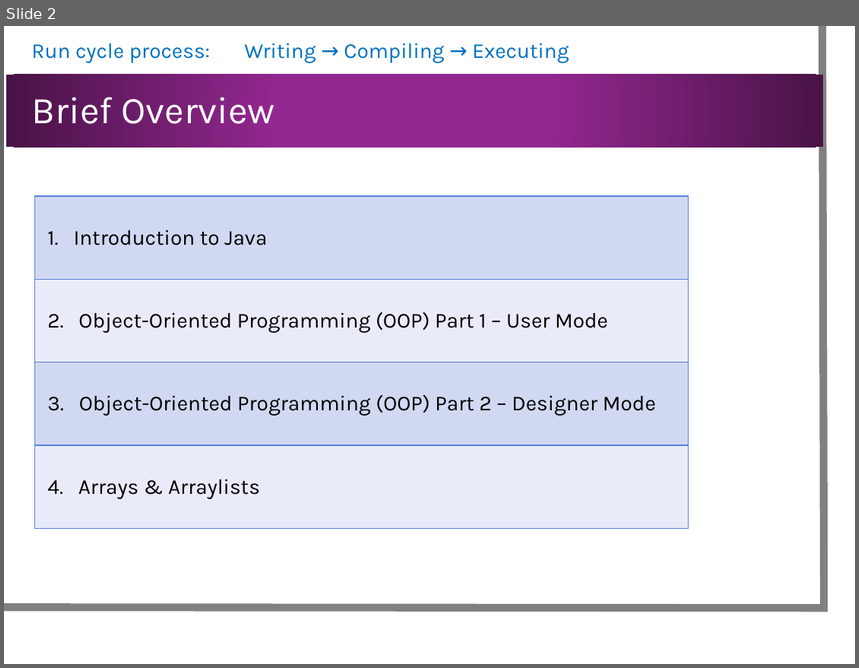
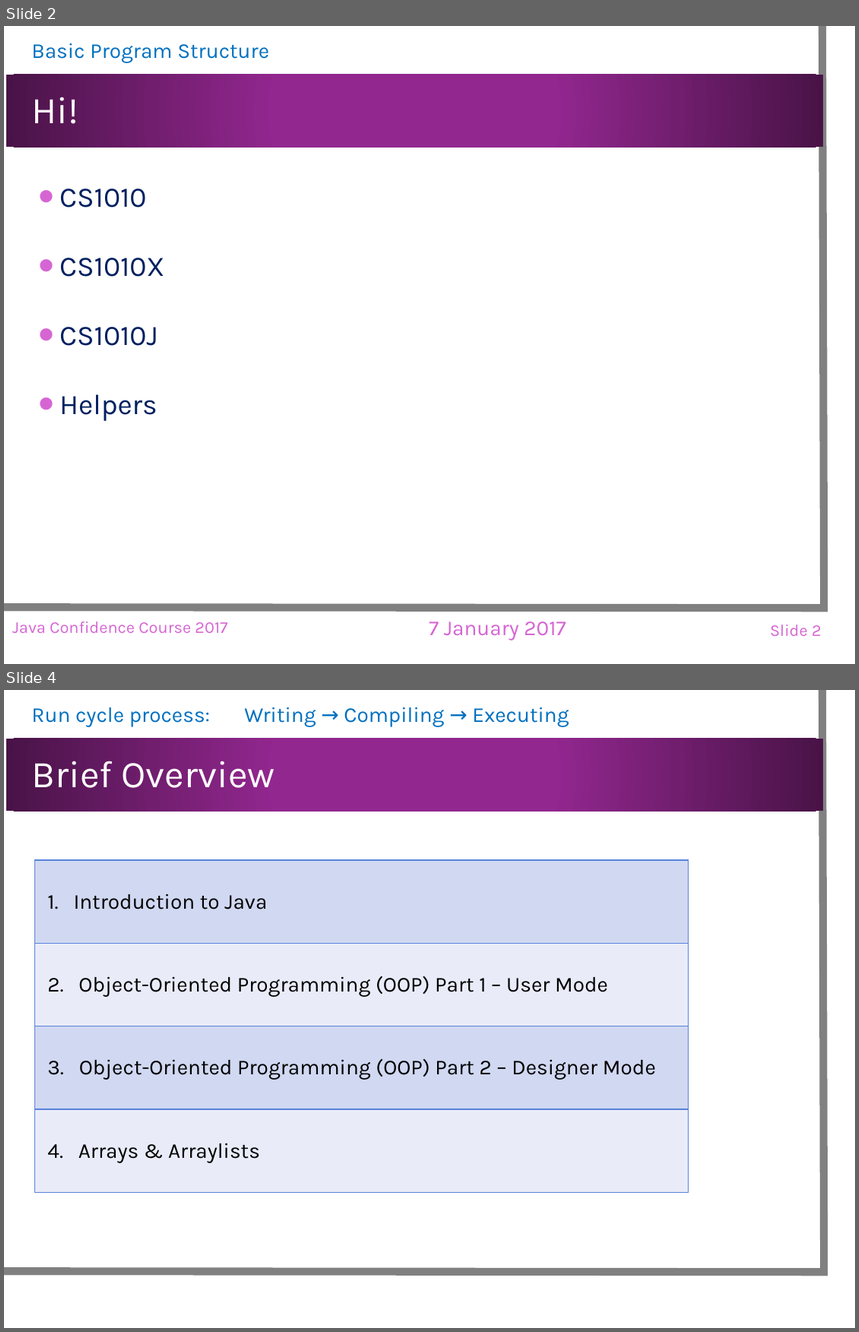
Before and after one commit to landuomu/JCC2017, a slide deck: Slides/JCC2017.pptx. Shown one above the other, each under a label of ours: slide 2 before the commit, slides 2 and 4 after it; the slides between them are not shown. The pictures are 859x668 and 859x1332 pixels, drawn with LibreOffice and Linux fonts; fonts in the diff are those of the drawing; background and template pictures are left out. Boxes give left, top, right and bottom in pixels: in the first picture for what was removed or moved away, otherwise in the second. Text is boxed around its words. In the diff, an @@ line names an element or a change of style, - is before the commit and + after.

```diff
--- a/Slides/JCC2017.pptx
+++ b/Slides/JCC2017.pptx
@@ slide 2 added at <box>4,26,855,664</box>, background picture (left out); not listed: 3 template elements that a slide beside it also shows @@
@@ text added at <box>31,43,269,63</box>, 18 pt, text #0070C0 @@
+Basic Program Structure
@@ title added at <box>31,97,78,124</box>, 32 pt, text #FFFFFF @@
+Hi!
@@ text added at <box>59,189,164,421</box>, 24 pt, text #002060 @@
+• CS1010
+• CS1010X
+• CS1010J
+• Helpers
@@ text added at <box>12,622,227,633</box>, 14 pt, text #D665D3 @@
+Java Confidence Course 2017
@@ text added at <box>429,622,566,640</box>, 18 pt, text #D665D3 @@
+7 January 2017
@@ page number added at <box>770,625,822,636</box>, 14 pt, text #D665D3 @@
+Slide 2
@@ what was slide 2 is now slide 4 @@
```
Also in this commit, not shown: 79 slides changed, 2 other slides added.
